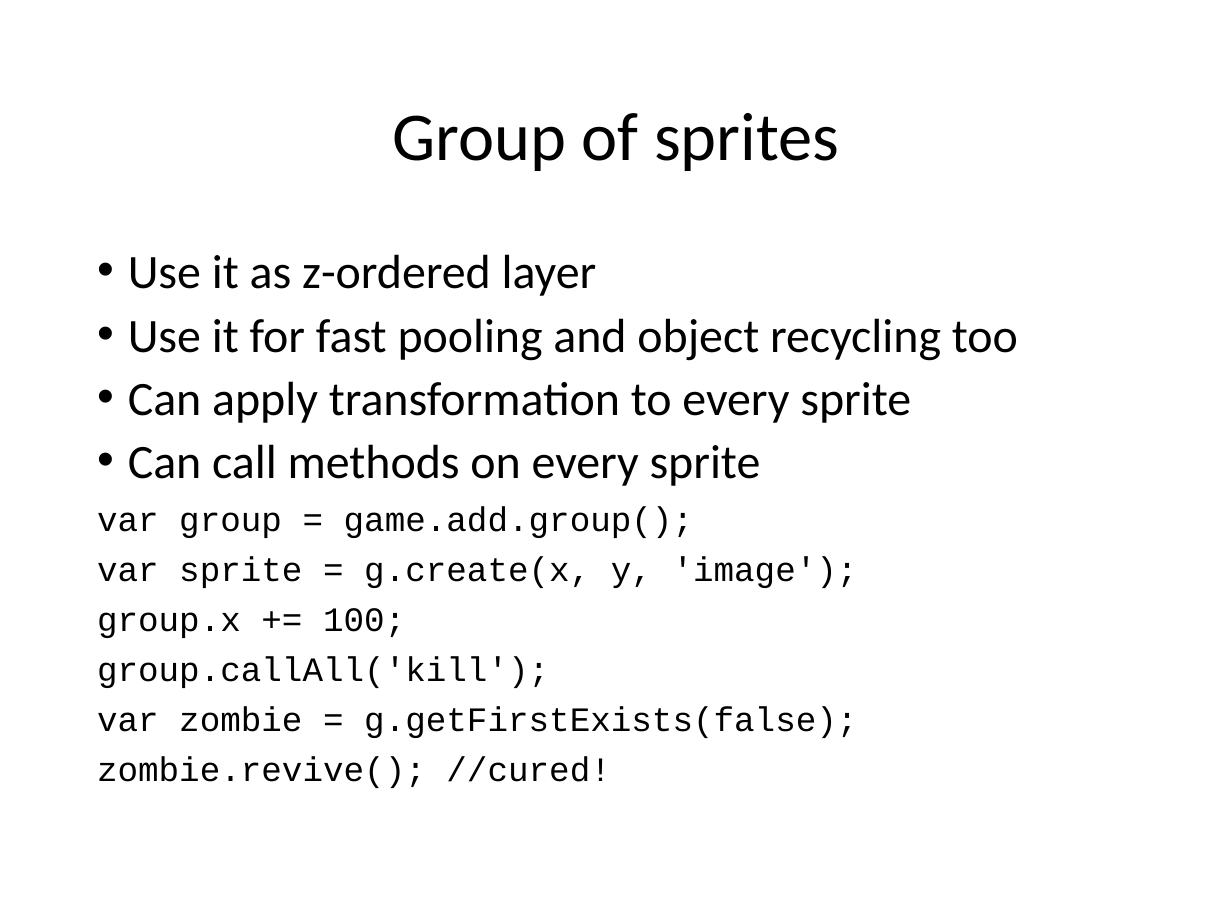
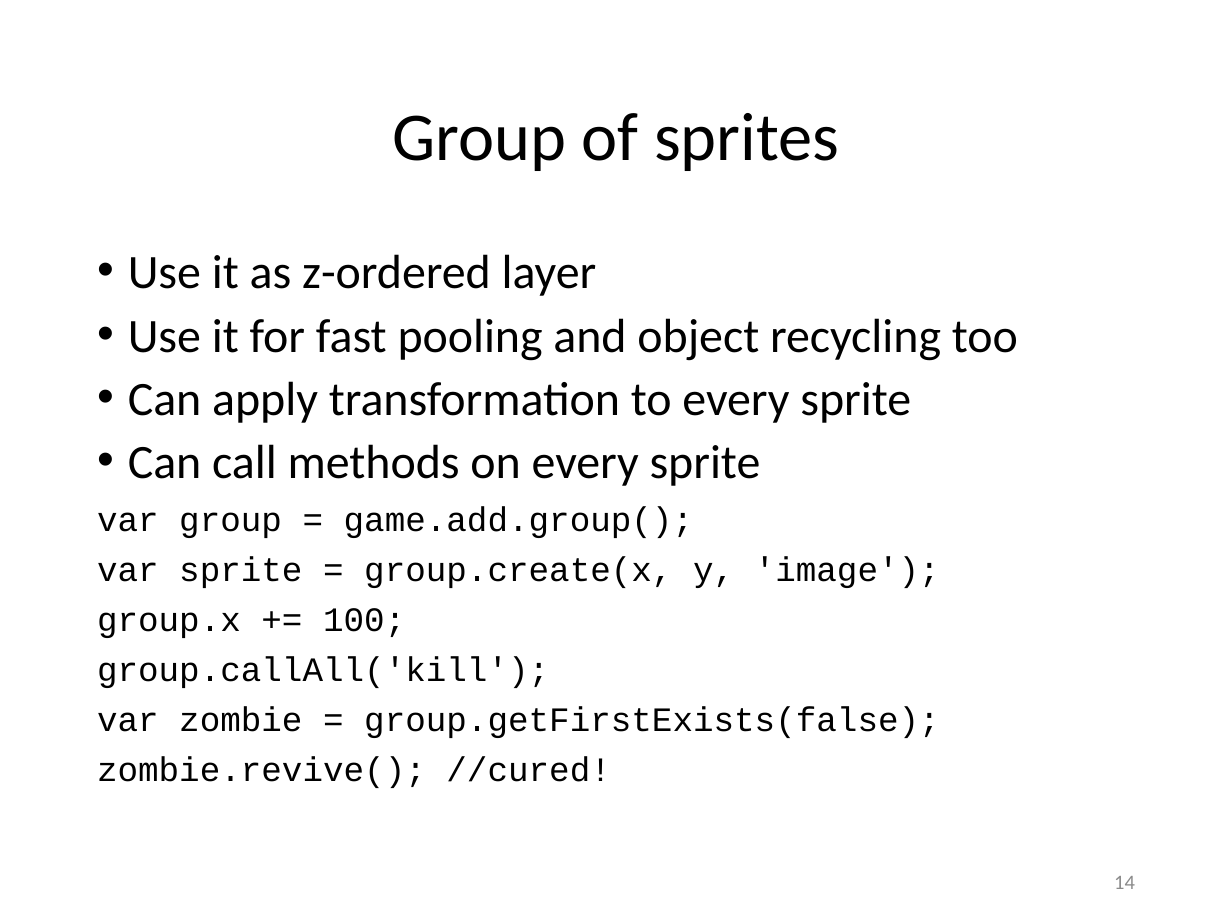
Before and after one commit to Lotti/codemotion2014, a slide deck: slide 14 of codemotion.pptx (slide 15 before the commit). Drawn at 1232x924 pixels with LibreOffice and Linux fonts; fonts in the diff are those of the drawing; background and template pictures are left out. Boxes give left, top, right and bottom in pixels: in the first picture for what was removed or moved away, otherwise in the second. Text is boxed around its words. In the diff, an @@ line names an element or a change of style, - is before the commit and + after.

```diff
--- a/codemotion.pptx
+++ b/codemotion.pptx
@@ text at (x1=97, y1=556, x2=940, y2=588): text changed @@
-var sprite = g.create(x, y, 'image');
+var sprite = group.create(x, y, 'image');
@@ text at (x1=97, y1=706, x2=940, y2=738): text changed @@
-var zombie = g.getFirstExists(false);
+var zombie = group.getFirstExists(false);
@@ page number added at (x1=1114, y1=876, x2=1135, y2=889), 12 pt, text #8C8C8C @@
+14
```
Also in this commit, not shown: 13 other slides changed, 8 slides added, 10 other files.
